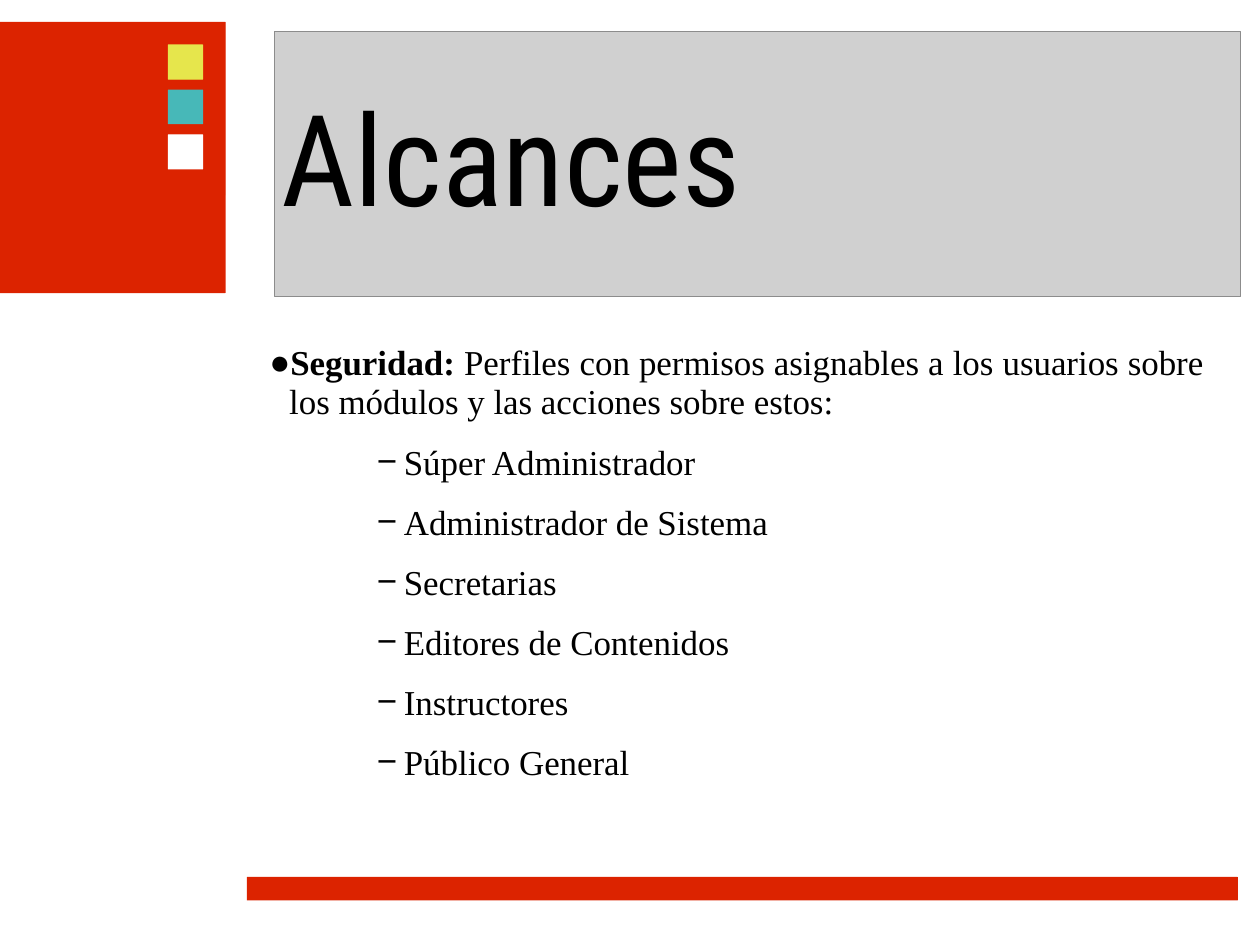
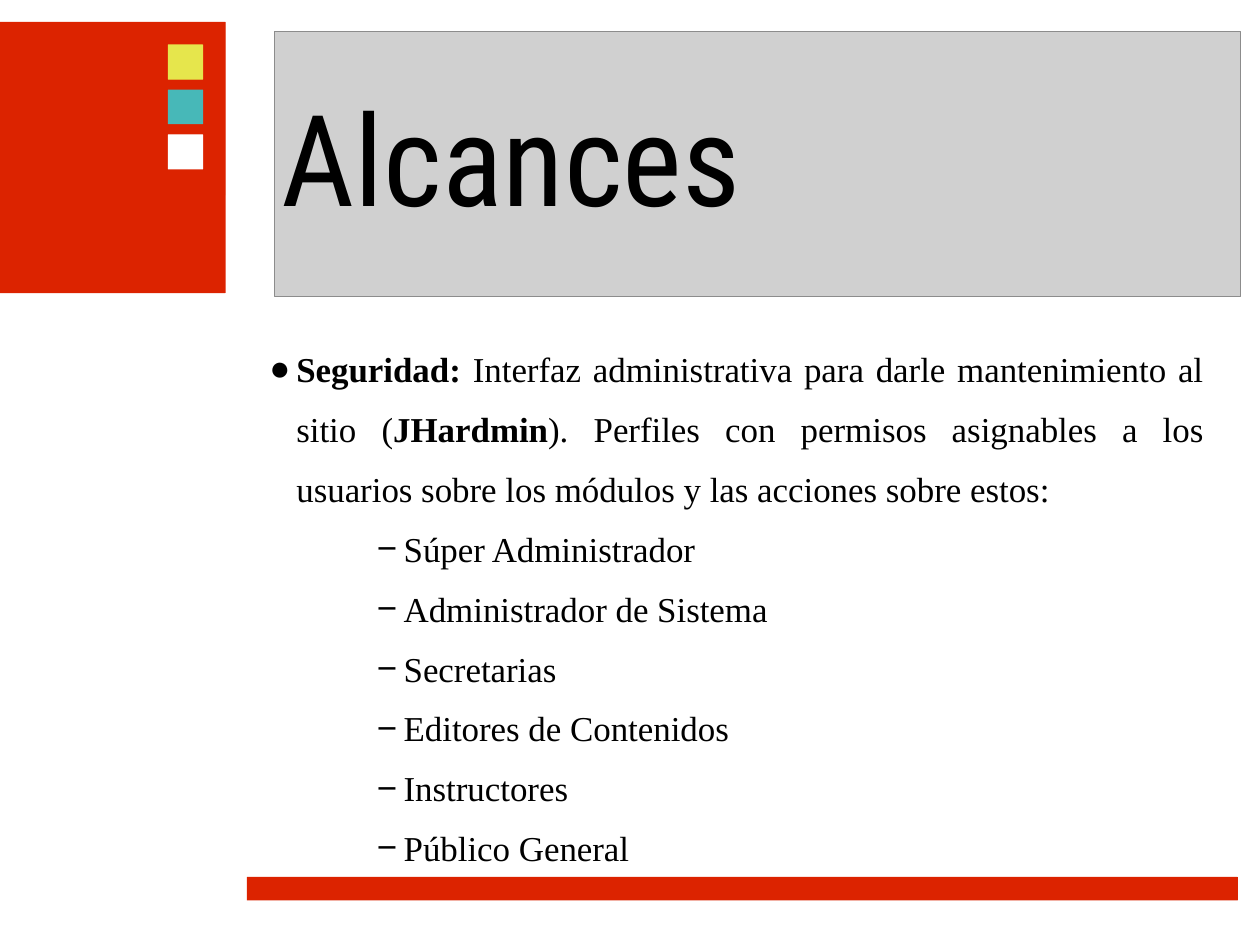
Before and after one commit to ramayac/jhard, a slide deck: slide 12 of presentaciones/primera defensa/jhard.ppt (slide 13 before the commit). Drawn at 1260x945 pixels with LibreOffice and Linux fonts; fonts in the diff are those of the drawing; grey boxes stand for pictures; background and template pictures are left out. Boxes give left, top, right and bottom in pixels: in the first picture for what was removed or moved away, otherwise in the second. Text is boxed around its words. In the diff, an @@ line names an element or a change of style, - is before the commit and + after.

Commit message:
final

```diff
--- a/presentaciones/primera defensa/jhard.ppt
+++ b/presentaciones/primera defensa/jhard.ppt
@@ text "Seguridad: Interfaz administrativa para darle ...": place and size @@
-text "Seguridad: Interfaz administrativa para darle ..." at (289,350,1203,776)
+text "Seguridad: Interfaz administrativa para darle ..." at (296,357,1204,862)
@@ text at (296,357,1204,509): text changed @@
-● Seguridad: Perfiles con permisos asignables a los usuarios sobre los módulos y las acciones sobre estos:
+● Seguridad: Interfaz administrativa para darle mantenimiento al sitio (JHardmin). Perfiles con permisos asignables a los usuarios sobre los módulos y las acciones sobre estos:
@@ text at (404,537,767,862): indent changed @@
```
Also in this commit, not shown: 5 other slides changed.
